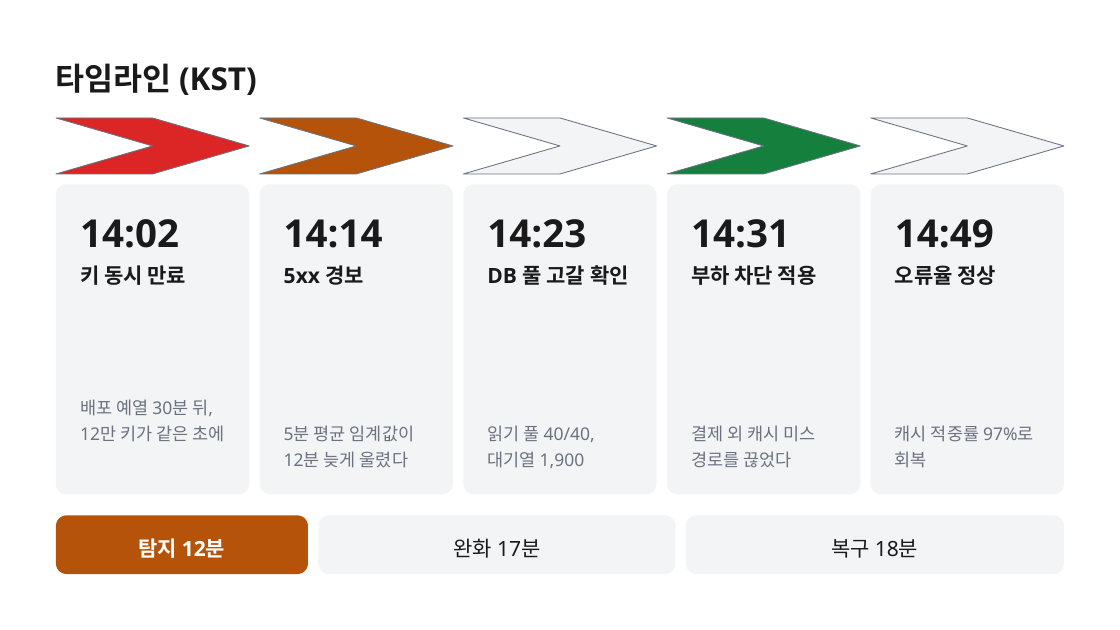
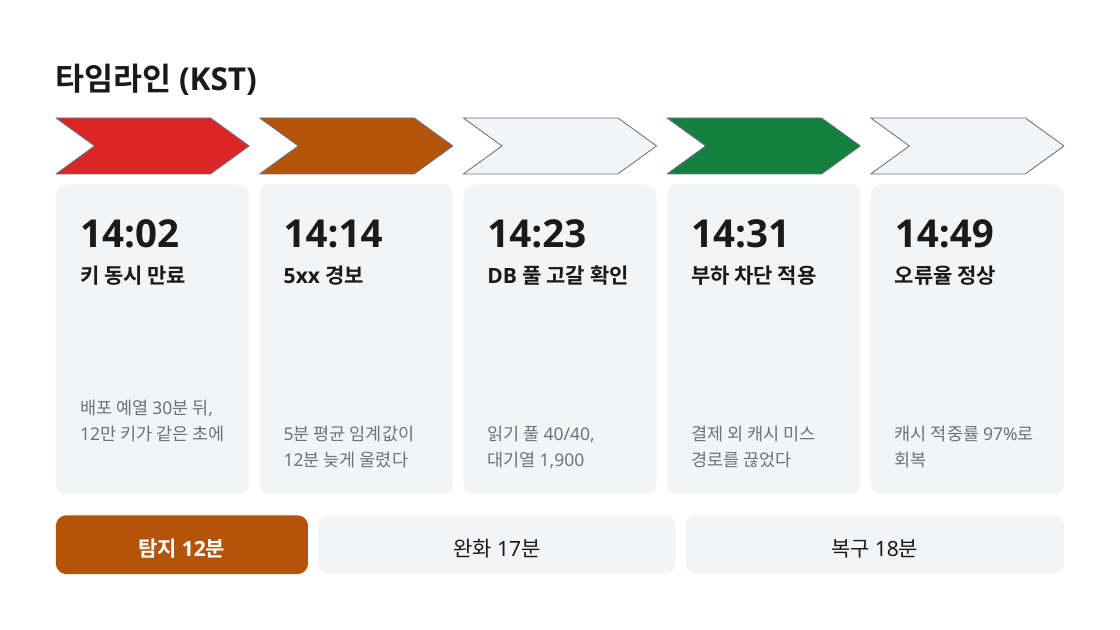
Before and after one commit to k2sebeom/balpyo, a slide deck: slide 3 of examples/showcase/decks/incident-postmortem/inc-2431-장애-회고.pptx. Drawn at 1120x630 pixels with LibreOffice and Linux fonts; fonts in the diff are those of the drawing. Boxes give left, top, right and bottom in pixels: in the first picture for what was removed or moved away, otherwise in the second. Text is boxed around its words. In the diff, an @@ line names an element or a change of style, - is before the commit and + after.

```diff
--- a/examples/showcase/decks/incident-postmortem/inc-2431-장애-회고.pptx
+++ b/examples/showcase/decks/incident-postmortem/inc-2431-장애-회고.pptx
@@ proportions changed in 5 elements at (56, 118, 250, 174), (260, 118, 453, 174), (464, 118, 657, 174), (667, 118, 860, 174), (871, 118, 1065, 174) @@
```
Also in this commit, not shown: 5 other files.
